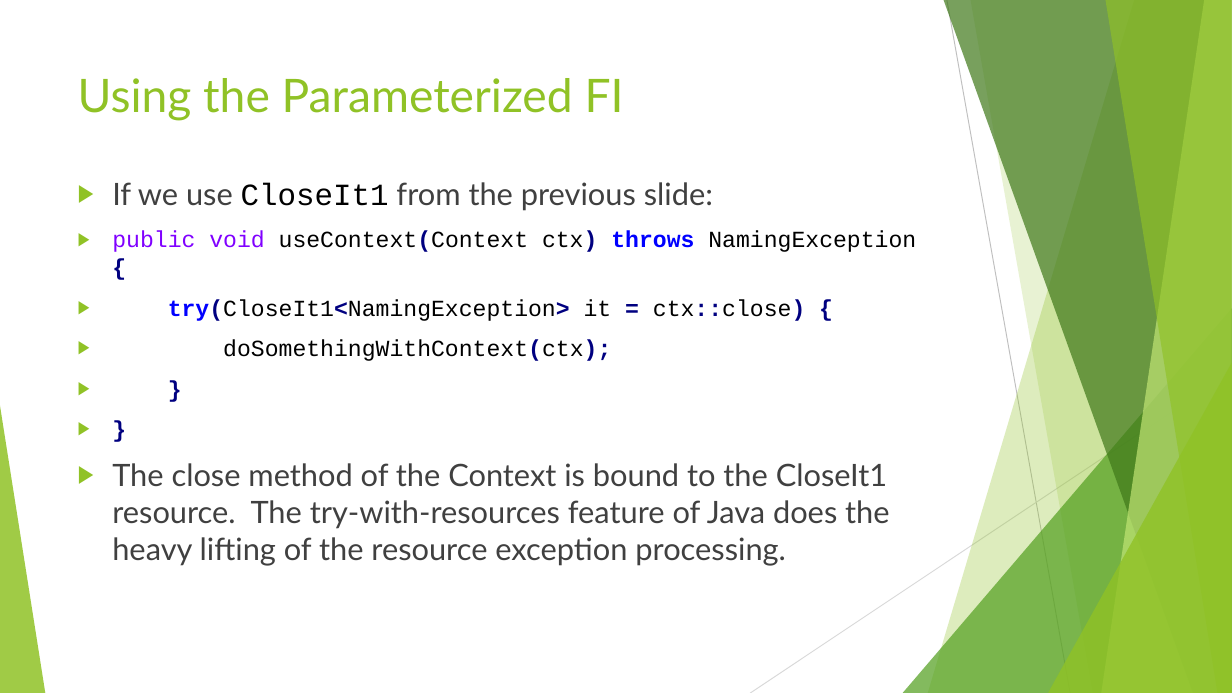
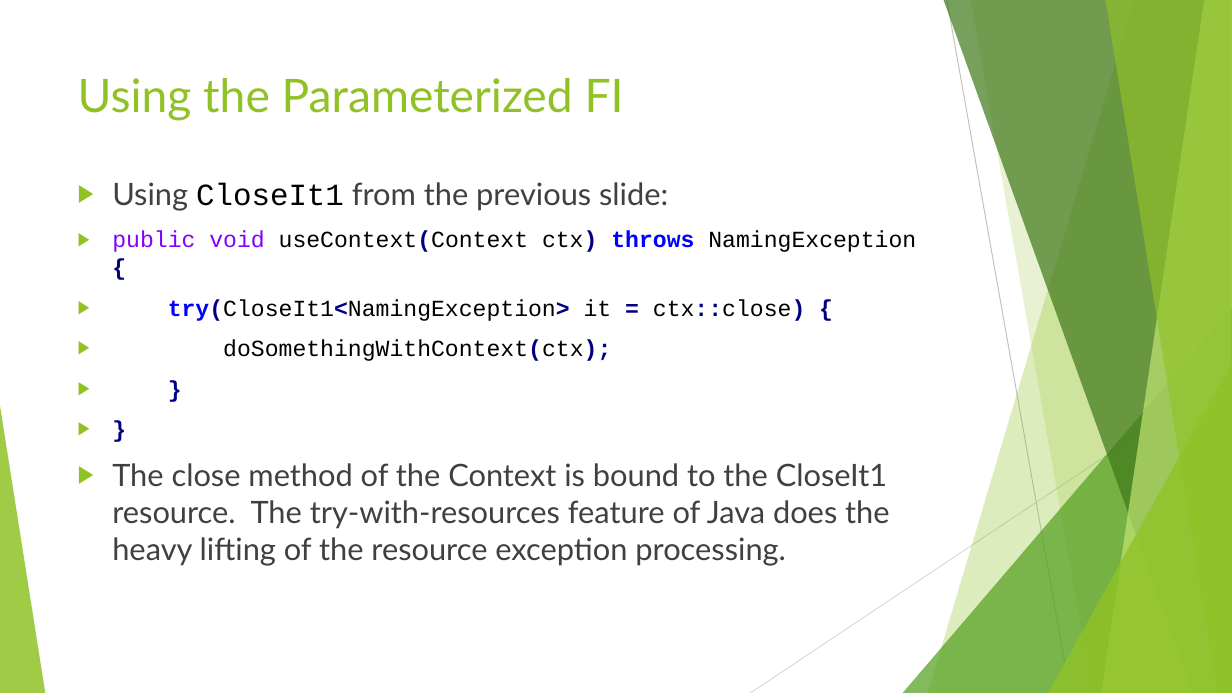
Before and after one commit to RichardRoda/2017-CodePaLOUsa-Lambda, a slide deck: slide 48 of Learning to Love the Lambda in the Stream.pptx. Drawn at 1232x693 pixels with LibreOffice and Linux fonts; fonts in the diff are those of the drawing. Boxes give left, top, right and bottom in pixels: in the first picture for what was removed or moved away, otherwise in the second. Text is boxed around its words. In the diff, an @@ line names an element or a change of style, - is before the commit and + after.

```diff
--- a/Learning to Love the Lambda in the Stream.pptx
+++ b/Learning to Love the Lambda in the Stream.pptx
@@ text at (112,182,668,211): text changed @@
-▶ If we use CloseIt1 from the previous slide:
+▶ Using CloseIt1 from the previous slide:
```
Also in this commit, not shown: 4 other slides changed, 1 other file.
